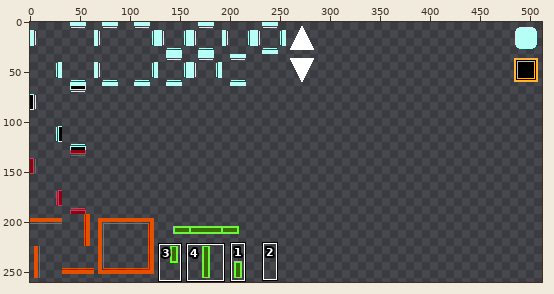
Two versions of one sprite sheet, tilesets/rhysh-extra.png. The picture above shows the old version from afar; the outline marks the close-up.
Close-up. As it was:
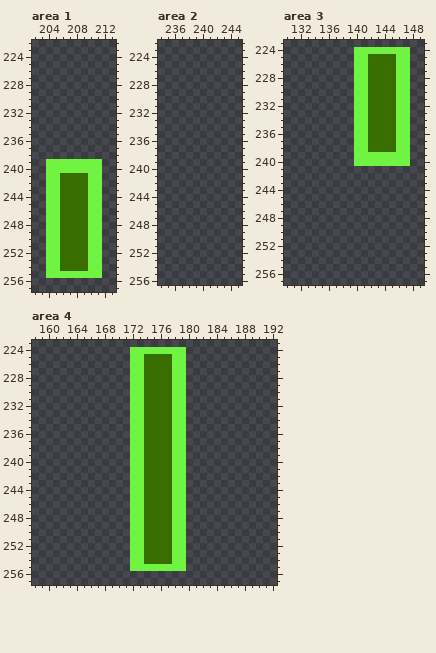
The file is 512x512 pixels. Shown: area 1: x 202..213, y 222..257; area 2: x 234..245, y 222..256; area 3: x 130..149, y 223..257; area 4: x 158..192, y 223..257. The wide view leaves out empty margins. The commit also changed other parts of the picture, which this record leaves out.
And afterwards:
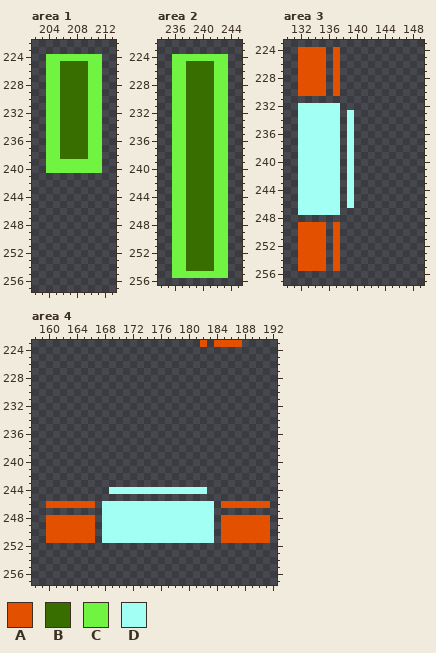
Palette (. is transparent): A #e35100  B #386d00  C #71f341  D #a2fff3
The edit:
Changed rows in their new state; - is an unchanged pixel.
Area 1:
first column x 204:
224 CCCCCCCC
225 CCBBBBCC
226 CCBBBBCC
227 CCBBBBCC
228 CCBBBBCC
229 CCBBBBCC
230 CCBBBBCC
231 CCBBBBCC
232 CCBBBBCC
233 CCBBBBCC
234 CCBBBBCC
235 CCBBBBCC
236 CCBBBBCC
237 CCBBBBCC
238 CCBBBBCC
241 ........
242 ........
243 ........
244 ........
245 ........
246 ........
247 ........
248 ........
249 ........
250 ........
251 ........
252 ........
253 ........
254 ........
255 ........
Area 2:
first column x 236:
224 CCCCCCCC
225 CCBBBBCC
226 CCBBBBCC
227 CCBBBBCC
228 CCBBBBCC
229 CCBBBBCC
230 CCBBBBCC
231 CCBBBBCC
232 CCBBBBCC
233 CCBBBBCC
234 CCBBBBCC
235 CCBBBBCC
236 CCBBBBCC
237 CCBBBBCC
238 CCBBBBCC
239 CCBBBBCC
240 CCBBBBCC
241 CCBBBBCC
242 CCBBBBCC
243 CCBBBBCC
244 CCBBBBCC
245 CCBBBBCC
246 CCBBBBCC
247 CCBBBBCC
248 CCBBBBCC
249 CCBBBBCC
250 CCBBBBCC
251 CCBBBBCC
252 CCBBBBCC
253 CCBBBBCC
254 CCBBBBCC
255 CCCCCCCC
Area 3:
first column x 132:
224 AAAA-A--........
225 AAAA-A--........
226 AAAA-A--........
227 AAAA-A--........
228 AAAA-A--........
229 AAAA-A--........
230 AAAA-A--........
231 --------........
232 DDDDDD--........
233 DDDDDD-D........
234 DDDDDD-D........
235 DDDDDD-D........
236 DDDDDD-D........
237 DDDDDD-D........
238 DDDDDD-D........
239 DDDDDD-D........
240 DDDDDD-D........
241 DDDDDD-D--------
242 DDDDDD-D--------
243 DDDDDD-D--------
244 DDDDDD-D--------
245 DDDDDD-D--------
246 DDDDDD-D--------
247 DDDDDD----------
249 AAAA-A----------
250 AAAA-A----------
251 AAAA-A----------
252 AAAA-A----------
253 AAAA-A----------
254 AAAA-A----------
255 AAAA-A----------
Area 4:
first column x 160:
223 ----------------------A-AAAA----
224 ------------........------------
225 ------------........------------
226 ------------........------------
227 ------------........------------
228 ------------........------------
229 ------------........------------
230 ------------........------------
231 ------------........------------
232 ------------........------------
233 ------------........------------
234 ------------........------------
235 ------------........------------
236 ------------........------------
237 ------------........------------
238 ------------........------------
239 ------------........------------
240 ------------........------------
241 ------------........------------
242 ------------........------------
243 ------------........------------
244 ---------DDDDDDDDDDDDDD---------
245 ------------........------------
246 AAAAAAA-DDDDDDDDDDDDDDDD-AAAAAAA
247 --------DDDDDDDDDDDDDDDD--------
248 AAAAAAA-DDDDDDDDDDDDDDDD-AAAAAAA
249 AAAAAAA-DDDDDDDDDDDDDDDD-AAAAAAA
250 AAAAAAA-DDDDDDDDDDDDDDDD-AAAAAAA
251 AAAAAAA-DDDDDDDDDDDDDDDD-AAAAAAA
252 ------------........------------
253 ------------........------------
254 ------------........------------
255 ------------........------------
